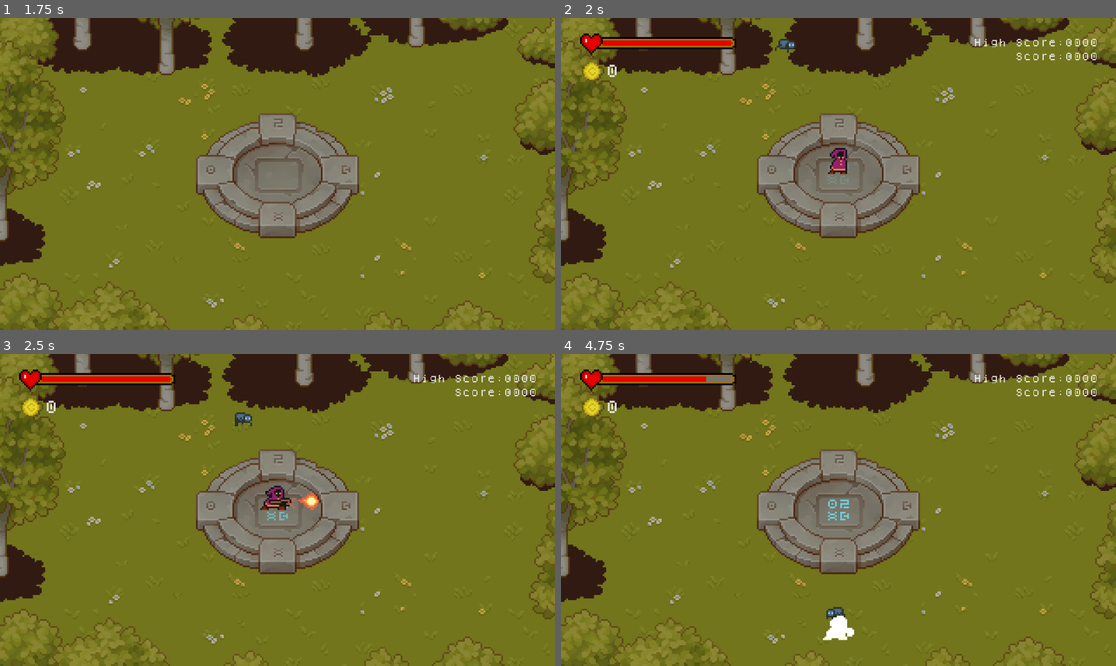
Above: before the commit, frames 1-4 (two rows, left to right).
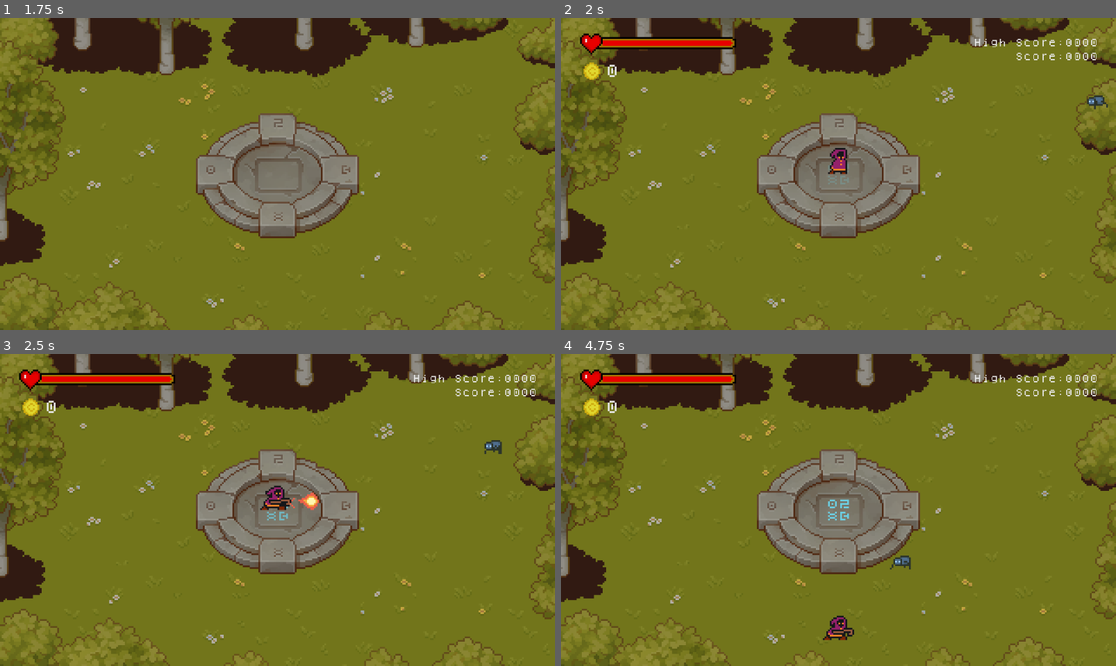
Above: after the commit, the same moments.

Repository: Kartik-Saini77/Spellstorm
Game: Godot game, scene res://scenes/menu.tscn
Two runs of this game, one before a commit and one after it. Both use one fixed random seed, a clock stepped at 60 frames per second and the inputs below.
Inputs (mouse positions are in pixels of both pictures, inside the frame that each line leads up to):
- Up to frame 1 (1.75 s): click "Play" at 0.5 s; click "Play" at 1.25 s
- Up to frame 2 (2 s): no input
- Up to frame 3 (2.5 s): move the mouse to (399, 494) at 2.02 s; hold Right (fire_right) from 2.03 s (still down); tap E (E) at 2.1 s
- Up to frame 4 (4.75 s): move the mouse to (727, 525) at 2.77 s; release Right (fire_right) at 2.78 s; hold S (down) 2.78-3.53 s; tap E (E) at 2.85, 3.6, 4.35 s; move the mouse to (894, 441) at 3.52 s; hold Right (fire_right) 3.53-4.28 s; move the mouse to (810, 572) at 4.27 s; hold Up (fire_up) from 4.28 s (still down)

Frame 1 is identical in both runs. In frame 2, 0.2% of the frame differs, in the area x 38-99%, y 6-30%; in frame 3, 0.2%; in frame 4, 0.6%, in the area x 26-64%, y 7-92%.
Error in both runs: Cannot call method 'change_scene_to_file' on a null value. (res://scripts/menu.gd:13)

Commit message:
Game balancing

Diff:
--- a/scenes/game.tscn
+++ b/scenes/game.tscn
@@ -1482,6 +1482,7 @@
 tile_set = SubResource("TileSet_4cg7y")
 
 [node name="Shop" parent="." instance=ExtResource("11_ohako")]
+visible = false
 
 [node name="Player" parent="." instance=ExtResource("1_oexw6")]
 y_sort_enabled = true
@@ -1541,6 +1542,14 @@
 text = ":9"
 icon = ExtResource("14_tblix")
 
+[node name="Timer" type="Timer" parent="Next Wave"]
+process_mode = 1
+one_shot = true
+
+[node name="Spawn_Timer" type="Timer" parent="."]
+process_mode = 1
+one_shot = true
+
 [connection signal="next_wave" from="Shop" to="." method="start_wave"]
 [connection signal="died" from="Player" to="." method="_on_player_died"]
 [connection signal="pressed" from="Next Wave/Button" to="." method="start_wave"]
--- a/scripts/fireball.gd
+++ b/scripts/fireball.gd
@@ -1,7 +1,7 @@
 extends Node2D
 
 @export var speed: float = 300.0
-@export var damage: int = 30
+@export var damage: float = 30	#this value doesn't matter, check 'dmg' in player
 
 var direction: Vector2 = Vector2.ZERO
 var camera_limit: Vector2 = Vector2(960, 540) / 5
@@ -30,5 +30,6 @@
 func _on_body_entered(body: Node2D) -> void:
 	if body.is_in_group("Spider"):
 		if not body.is_dead:
-			body.damage(damage)
+			var rnd = randf_range(-3, 1)
+			body.damage(damage + rnd)
 			queue_free()
--- a/scripts/game.gd
+++ b/scripts/game.gd
@@ -6,7 +6,7 @@
 @onready var animation_player = $AnimationPlayer
 @onready var spider_scene = preload("res://scenes/spider.tscn")
 
-@export var spawn_points: Array[Vector2] = [Vector2(-35, -80)]
+@export var spawn_points: Array[Vector2] = [Vector2(-45, -95), Vector2(-25, -95), Vector2(45, -95), Vector2(-160, -55), Vector2(-160, 0), Vector2(-145, 90), Vector2(60, 95), Vector2(120, 95), Vector2(160, -40), Vector2(160, 45)]
 
 var wave = 1
 var spiders_remaining = 1
@@ -21,17 +21,29 @@
 	$"Next Wave".visible = false
 	shop.disable_shop()
 	animation_player.play("fade_in")
-	spiders_remaining = wave * 2 - 1									#TODO
-	print(spiders_remaining)
+
+	if wave == 1:
+		spiders_remaining = 1
+	elif wave == 2:
+		spiders_remaining = 3
+	elif wave == 3:
+		spiders_remaining = 4
+	elif wave == 4:
+		spiders_remaining = 5
+	elif wave == 5:
+		spiders_remaining = 6
+	else:
+		spiders_remaining = min(25, 6 + (wave - 5))  # Caps at 30 spiders
+
 	for _i in spiders_remaining:
 		var point = spawn_points[randi_range(0, spawn_points.size()-1)]
 		spawn_spider(point)
-		await get_tree().create_timer(randf_range(2, 5)).timeout
-		print(point)
+		$"Spawn_Timer".start(randf_range(2, 5))
+		await $"Spawn_Timer".timeout
 
-func spawn_spider(position: Vector2) -> void:
+func spawn_spider(_position: Vector2) -> void:
 	var spider = spider_scene.instantiate()
-	spider.global_position = position
+	spider.global_position = _position
 	spider.connect("died", _on_spider_died)
 	add_child(spider)
 
@@ -46,14 +58,15 @@
 	animation_player.play("fade_out")
 	stats.update_score(500)
 	wave += 1
+	$"Shop".items["Shield Of Fire"]["purchased"] = false
 	if wave % 2 == 1:
 		shop.enable_shop()
-		pass
 	else:
 		$"Next Wave".visible = true
 		for i in range(9, -1, -1):
 			$"Next Wave/Button".text = ":" + str(i)
-			await get_tree().create_timer(1.0).timeout
+			$"Next Wave/Timer".start()
+			await $"Next Wave/Timer".timeout
 		if $"Next Wave".visible:
 			$"Next Wave".visible = false
 			start_wave()
--- a/scripts/pause.gd
+++ b/scripts/pause.gd
@@ -5,7 +5,7 @@
 func _ready() -> void:
 	$".".visible = false
 
-func _process(delta: float) -> void:
+func _process(_delta: float) -> void:
 	if Input.is_action_just_pressed("Esc"):
 		toggle_pause()
 
--- a/scripts/player.gd
+++ b/scripts/player.gd
@@ -12,6 +12,7 @@
 
 signal died
 
+var dmg: float = 31
 var fireball_cooldown: float = 0.8
 var death_animation_duration: float = 4.0
 var equipped_wand: String = "Wood"
@@ -24,8 +25,8 @@
 }
 var wands = {
 	"Wood": 0,
-	"Crystal": 10,
-	"Mighty": 20,
+	"Crystal": 29,
+	"Mighty": 70,
 }
 
 func _physics_process(_delta: float) -> void:
@@ -109,15 +110,15 @@
 	if fire_direction != Vector2.ZERO:
 		var fireball = fireball_scene.instantiate()
 		if sprite.flip_h:
-			fireball.position = position + Vector2(-9, -5)  # + Vector2(100, -100)
+			fireball.position = position + Vector2(-9, -5)
 		else:
 			fireball.position = position + Vector2(9, -5)
 
-		fireball.damage = 30 + wands[equipped_wand]
+		fireball.damage = dmg + wands[equipped_wand]
 		fireball.set_direction(fire_direction)
 		get_parent().add_child(fireball)
 
-func damage(amount: int) -> bool:
+func damage(amount: float) -> bool:
 	if not invin_timer.is_stopped():
 		return false
 	elif equipped_shield:
@@ -149,10 +150,6 @@
 		inventory["shield"] = 3
 	else:
 		inventory[item] = true
-	print(inventory)
 
 func update_coin_ui():
 	stats.update_coin(inventory["coins"])
-
-func spawn_drops():
-	pass
--- a/scripts/shield_of_fire.gd
+++ b/scripts/shield_of_fire.gd
@@ -17,14 +17,12 @@
 	if body == player:
 		if player.equipped_shield:
 			player.equipped_shield.queue_free()
-			print("freed")
 
 		$Area2D/CollisionShape2D.shape.radius = 24.0
 		state = ShieldState.EQUIPPED
 		player.equipped_shield = self
 		player.add_to_inventory("shield")
 		update_animation()
-		print("added")
 
 func reduce_durability():
 	if player.inventory["shield"]:
--- a/scripts/shop.gd
+++ b/scripts/shop.gd
@@ -11,8 +11,8 @@
 signal next_wave
 
 var items = {
-	"Crystal Wand": {"cost": 15, "description": "+10 Damage", "purchased": false, "texture": preload("res://assets/Little Mage1-1/_Staffs/staff_crystal.png")},
-	"Mighty Wand": {"cost": 25, "description": "+20 Damage", "purchased": false, "texture": preload("res://assets/Little Mage1-1/_Staffs/staff_mighty.png")},
+	"Crystal Wand": {"cost": 10, "description": "+10 Damage", "purchased": false, "texture": preload("res://assets/Little Mage1-1/_Staffs/staff_crystal.png")},
+	"Mighty Wand": {"cost": 20, "description": "+20 Damage", "purchased": false, "texture": preload("res://assets/Little Mage1-1/_Staffs/staff_mighty.png")},
 	"Shield Of Fire": {"cost": 5, "description": "Blocks 3 Attacks", "purchased": false, "texture": preload("res://assets/shield of fire-idle.png")}
 }
 
@@ -80,7 +80,7 @@
 		elif current_item.begins_with("Crystal"):
 			items["Crystal Wand"]["purchased"] = true
 		elif current_item.begins_with("Shield"):
-			items["Shield Of Fire"]["purchased"] = true			#make this false after each wave
+			items["Shield Of Fire"]["purchased"] = true
 
 		player.inventory["coins"] -= cost
 		player.update_coin_ui()
@@ -94,7 +94,7 @@
 			shield = shield.instantiate()
 			self.get_parent().add_child(shield)
 			player.inventory["shield"] = 3
-			shield.position = player.global_position		# To-Do game logic
+			shield.position = player.global_position
 
 func disable_shop():
 	$".".visible = false
--- a/scripts/spider.gd
+++ b/scripts/spider.gd
@@ -1,7 +1,7 @@
 extends CharacterBody2D
 
-@export var health: int = 50
-@export var melee_damage: int = 20
+@export var health: float = 60
+@export var melee_damage: float = 20
 @export var speed: float = 50.0
 @export var attack_cooldown: float = 2.0
 @export var random_movement_interval: float = 1.5
@@ -27,8 +27,8 @@
 var target_position: Vector2 = Vector2.ZERO
 
 const DROP_ITEMS = [
+	{ "scene": preload("res://scenes/shield_of_fire.tscn"), "chance": 0.1 },
 	{ "scene": preload("res://scenes/fireball_drop.tscn"), "chance": 0.3 },
-	{ "scene": preload("res://scenes/shield_of_fire.tscn"), "chance": 0.1 },
 	{ "scene": preload("res://scenes/coin.tscn"), "chance": 0.6 }
 ]
 
@@ -135,13 +135,14 @@
 	get_tree().current_scene.add_child(web_instance)
 	web_instance.set_direction(player.global_position)
 
-func damage(amount: int) -> void:
+func damage(amount: float) -> void:
 	if is_dead:
 		return
 
 	health -= amount
 	anim_player.play("damage")
 
+	print(health)
 	if health <= 0:
 		die()
 
@@ -165,7 +166,7 @@
 	queue_free()
 
 func drop_loot() -> void:
-	var roll = randf_range(0.0, 2.0)
+	var roll = randf_range(0.0, 1.3)		#77% chance to drop an item
 
 	var cumulative_chance = 0.0
 	for item in DROP_ITEMS:
--- a/scripts/web_projectile.gd
+++ b/scripts/web_projectile.gd
@@ -2,14 +2,14 @@
 
 @export var lifespan: float = 1.0
 @export var speed: float = 200.0
-@export var dmg: int = 20
+@export var dmg: float = 20
 @export var slow_duration: float = 3.0
 
 @onready var sprite: AnimatedSprite2D = $AnimatedSprite2D
 @onready var lifespan_timer: Timer = $Lifespan
 @onready var player: Node2D = get_tree().get_first_node_in_group("Player")
 var is_slowness: bool = false
-var slow_prob: float = 20  # percentage (0, 100), will change based on curr wave
+var slow_prob: float = 10  # percentage (0, 100), will change based on curr wave
 
 var direction: Vector2 = Vector2.ZERO
 
--- a/scripts/you_died.gd
+++ b/scripts/you_died.gd
@@ -3,7 +3,7 @@
 func _ready() -> void:
 	$".".visible = false
 
-func _process(delta: float) -> void:
+func _process(_delta: float) -> void:
 	pass
 
 func _on_play_again_pressed() -> void:
